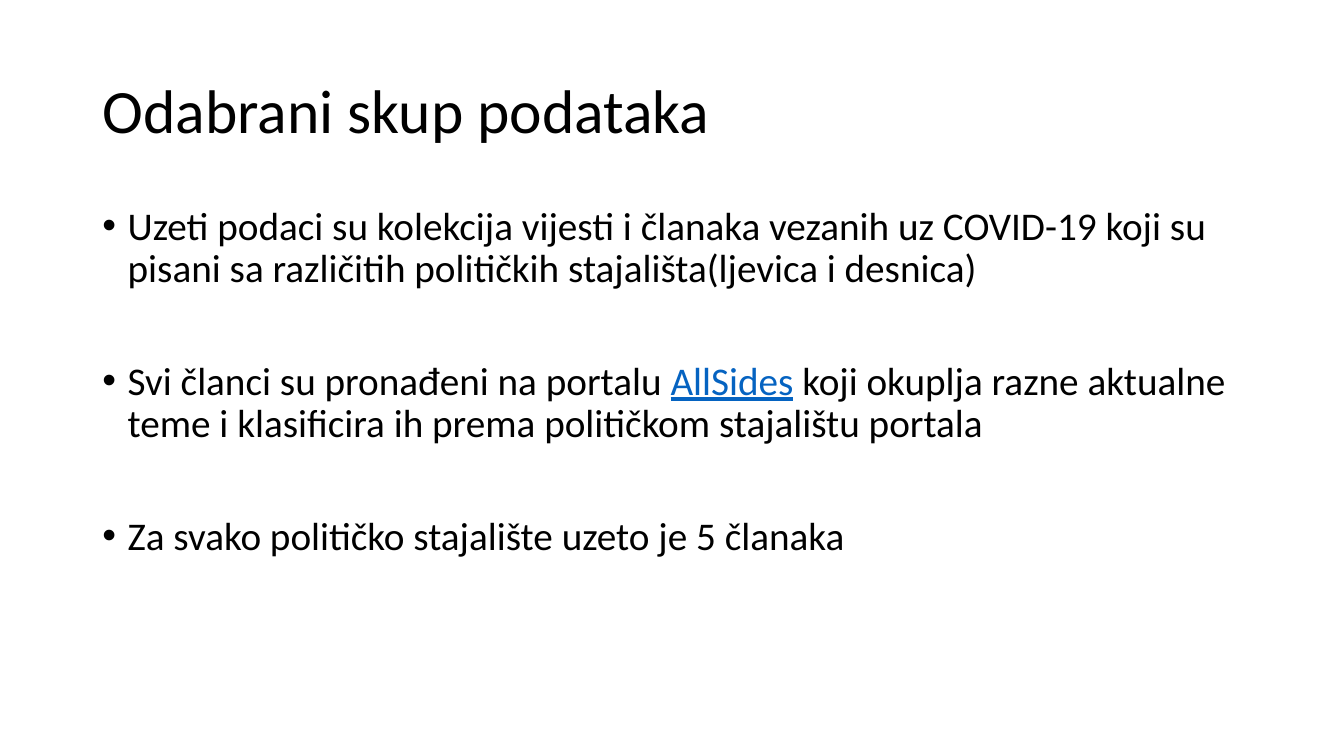
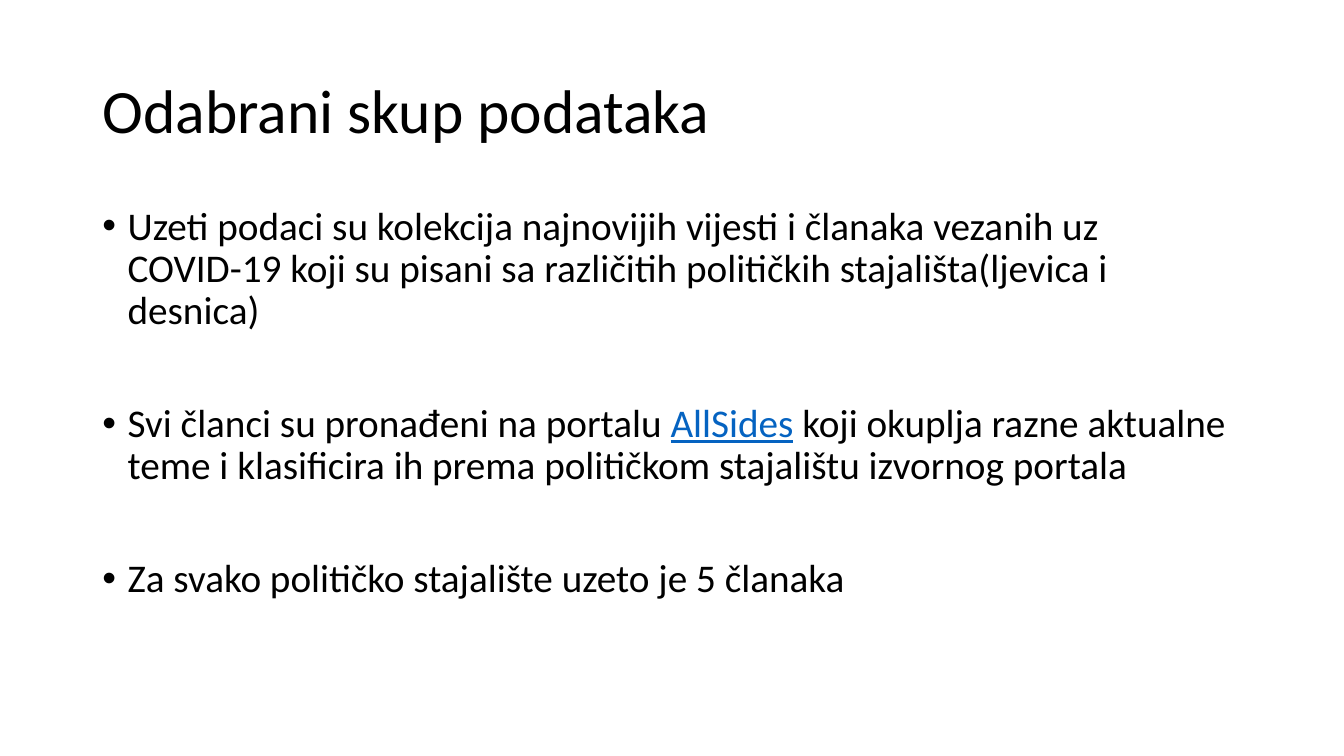
Before and after one commit to markobenjak/NoSQL, a slide deck: slide 2 of NoSQL_BigData_analitika.pptx. Drawn at 1344x756 pixels with LibreOffice and Linux fonts; fonts in the diff are those of the drawing. Boxes give left, top, right and bottom in pixels: in the first picture for what was removed or moved away, otherwise in the second. Text is boxed around its words. In the diff, an @@ line names an element or a change of style, - is before the commit and + after.

```diff
--- a/NoSQL_BigData_analitika.pptx
+++ b/NoSQL_BigData_analitika.pptx
@@ text at <box>128,212,1226,486</box>: text changed @@
-• Uzeti podaci su kolekcija vijesti i članaka vezanih uz COVID-19 koji su pisani sa različitih političkih stajališta(ljevica i desnica)
-• Svi članci su pronađeni na portalu AllSides koji okuplja razne aktualne teme i klasificira ih prema političkom stajalištu portala
+• Uzeti podaci su kolekcija najnovijih vijesti i članaka vezanih uz COVID-19 koji su pisani sa različitih političkih stajališta(ljevica i desnica)
+• Svi članci su pronađeni na portalu AllSides koji okuplja razne aktualne teme i klasificira ih prema političkom stajalištu izvornog portala
```
Also in this commit, not shown: 7 other slides changed.
